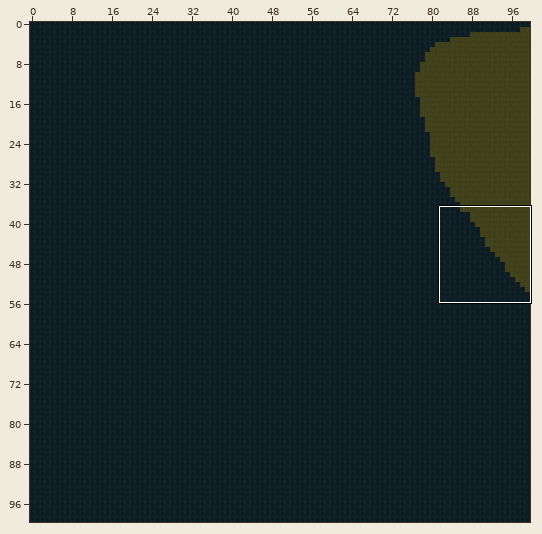
Tiled map (JSON): LostAndDivine.ClientMonoGame/Content/Sectors/1_7.tmj. The picture above shows the old version from afar; the outline marks the close-up.
Close-up. First the earlier version:
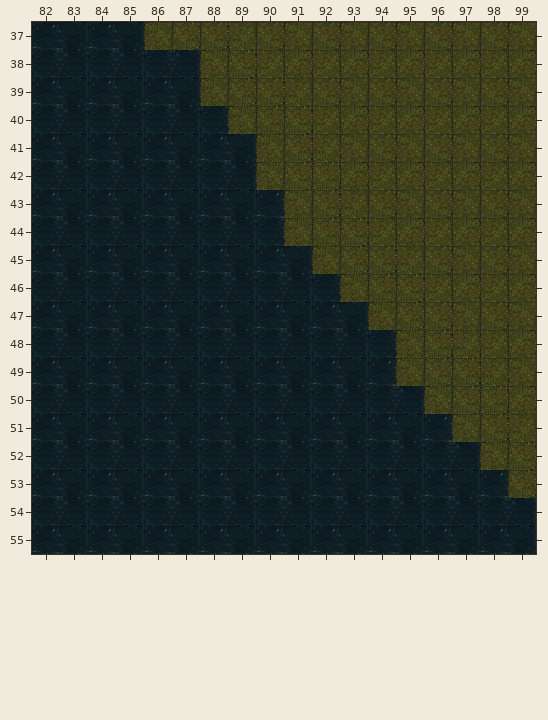
Cells are 64x64 px. Shown: x 82..99, y 37..55. The commit also changed other parts of the map, which this record leaves out.
The result:
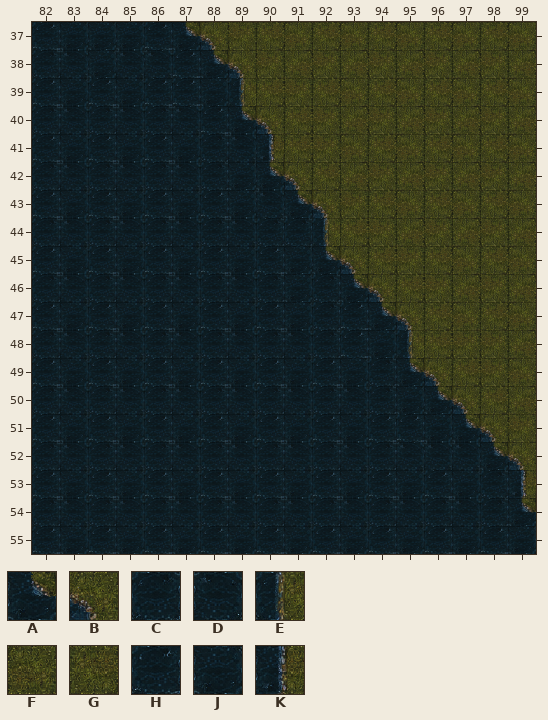
Key: from "World-Tilemap": A 40, B 71, C 99, D 100, E 101, F 121, G 122, H 129, J 130, K 131.
_ is an empty cell.
Tiles replaced or removed in this view: C, D, F, G, H, J.
Edits made:
Changed rows in their new state; . is an unchanged cell.
Layer "Слой тайлов 1":
first column x 84:
37 J.HAB...........
38 J.DHAB..........
39 ...HJE..........
40 ....HAB.........
41 ....CDK.........
42 .....JAB........
43 ......DAB.......
44 .......CE.......
45 ........AB......
46 .......J.AB.....
47 ........CHAB....
48 .........HJE....
49 ..........CAB...
50 ...........JAB..
51 ...........HJAB.
52 ............D.AB
53 ..............CK
54 ...............A
Pixel boxes of the changes (left, top, right, bottom) in both close-ups:
changed: (88, 22, 116, 78)
changed: (144, 22, 536, 526)
